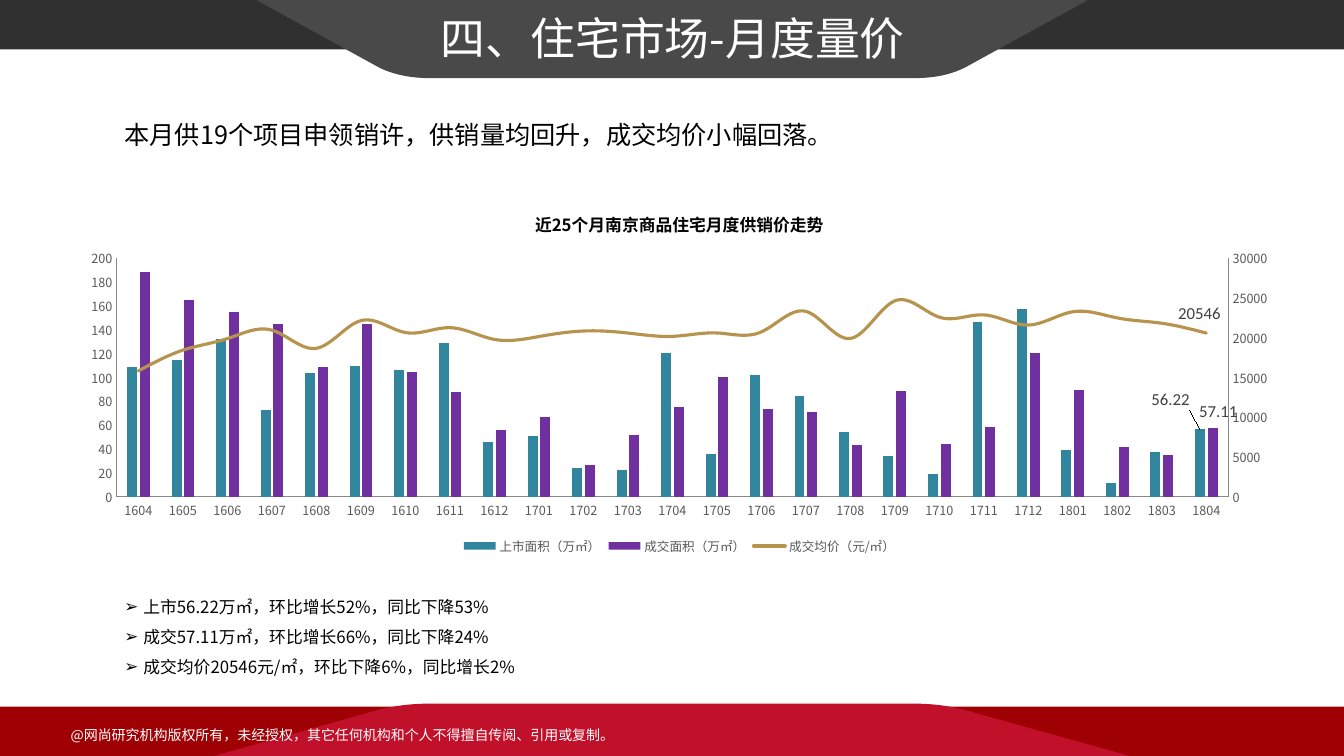
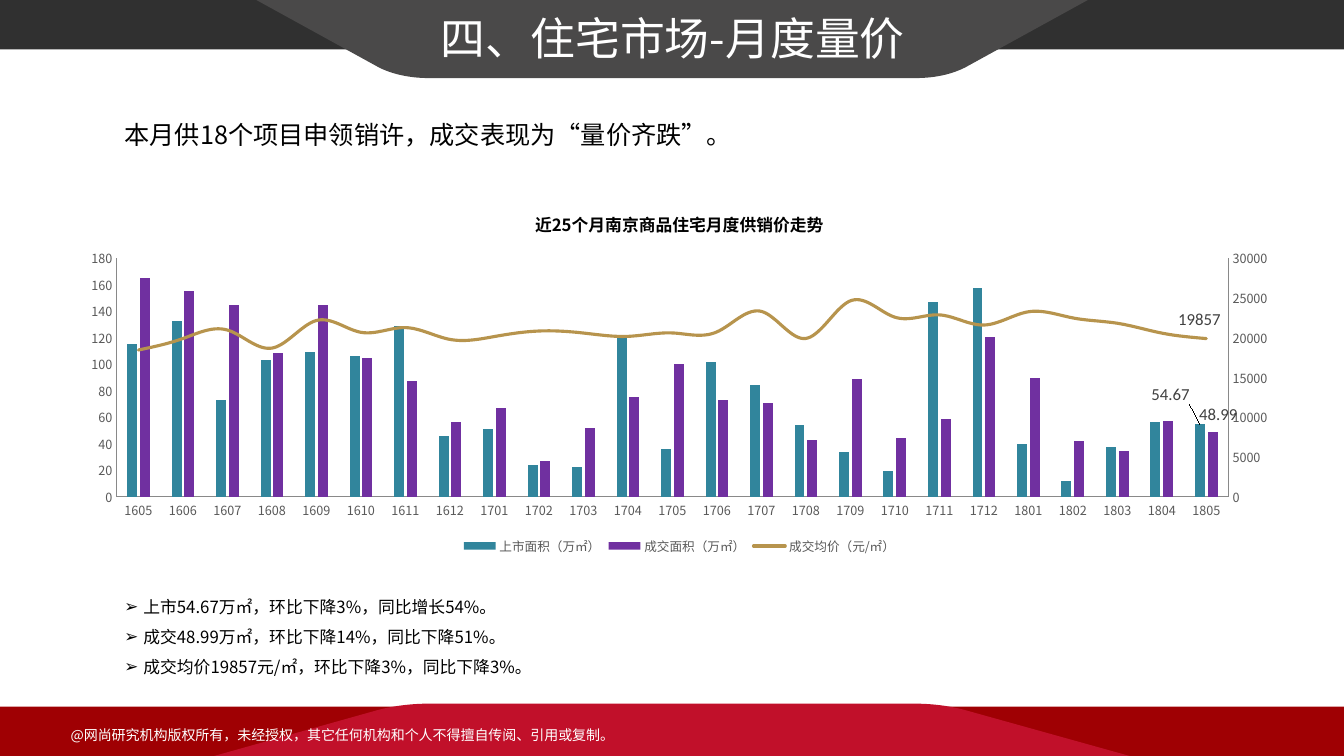
Before and after one commit to PengZiqiao/monthly_report, a slide deck: slide 1 of 网尚月报201804.pptx. Drawn at 1344x756 pixels with LibreOffice and Linux fonts; fonts in the diff are those of the drawing; background and template pictures are left out. Boxes give left, top, right and bottom in pixels: in the first picture for what was removed or moved away, otherwise in the second. Text is boxed around its words. In the diff, an @@ line names an element or a change of style, - is before the commit and + after.

```diff
--- a/网尚月报201804.pptx
+++ b/网尚月报201804.pptx
@@ text at box(124, 122, 732, 147): text changed @@
-本月供19个项目申领销许，供销量均回升，成交均价小幅回落。
+本月供18个项目申领销许，成交表现为“量价齐跌”。
@@ column chart at box(67, 194, 1293, 559) @@
-categories: 1604, 1605, 1606, 1607, 1608, 1609, 1610, 1611, 1612, 1701, 1702, 1703, 1704, 1705, 1706, 1707, 1708, 1709, 1710, 1711, 1712, 1801, 1802, 1803, 1804
+categories: 1605, 1606, 1607, 1608, 1609, 1610, 1611, 1612, 1701, 1702, 1703, 1704, 1705, 1706, 1707, 1708, 1709, 1710, 1711, 1712, 1801, 1802, 1803, 1804, 1805
-上市面积（万㎡）: 108.78, 114.81, 132.43, 72.79, 103.3, 109.14, 106.15, 128.32, 45.33, 50.62, 23.77, 22.49, 120.21, 35.56, 101.55, 84.18, 53.69, 33.68, 19.17, 146.56, 157.03, 39.28, 11.56, 37.04, 56.22
+上市面积（万㎡）: 114.81, 132.43, 72.79, 103.3, 109.14, 106.15, 128.32, 45.33, 50.62, 23.77, 22.49, 120.21, 35.56, 101.55, 84.18, 53.69, 33.68, 19.17, 146.56, 157.03, 39.28, 11.56, 37.04, 56.22, 54.67
-成交面积（万㎡）: 188.29, 165.09, 154.95, 144.62, 108.43, 144.88, 104.6, 87.25, 55.94, 66.61, 26.43, 51.82, 75.25, 100.32, 72.96, 70.82, 42.99, 88.47, 44.03, 58.12, 120.58, 89.5, 41.82, 34.47, 57.11
+成交面积（万㎡）: 164.89, 154.86, 144.52, 108.2, 144.76, 104.36, 87.19, 55.94, 66.61, 26.43, 51.82, 75.25, 100.32, 72.96, 70.82, 42.99, 88.47, 44.03, 58.12, 120.58, 89.5, 41.82, 34.47, 57.11, 48.99
-成交均价（元/㎡）: 15796, 18407, 19857, 20914, 18638, 22115, 20615, 21226, 19754, 20114, 20807, 20554, 20136, 20565, 20695, 23273, 19873, 24596, 22546, 22834, 21559, 23222, 22454, 21783, 20546
+成交均价（元/㎡）: 18421, 19865, 20925, 18663, 22128, 20644, 21237, 19754, 20114, 20807, 20554, 20136, 20565, 20695, 23273, 19873, 24596, 22546, 22834, 21559, 23222, 22454, 21783, 20546, 19857
@@ text at box(143, 598, 531, 676): text changed @@
-➢ 上市56.22万㎡，环比增长52%，同比下降53%
-➢ 成交57.11万㎡，环比增长66%，同比下降24%
-➢ 成交均价20546元/㎡，环比下降6%，同比增长2%
+➢ 上市54.67万㎡，环比下降3%，同比增长54%。
+➢ 成交48.99万㎡，环比下降14%，同比下降51%。
+➢ 成交均价19857元/㎡，环比下降3%，同比下降3%。
```
Also in this commit, not shown: 12 other slides changed, 2 other files.
